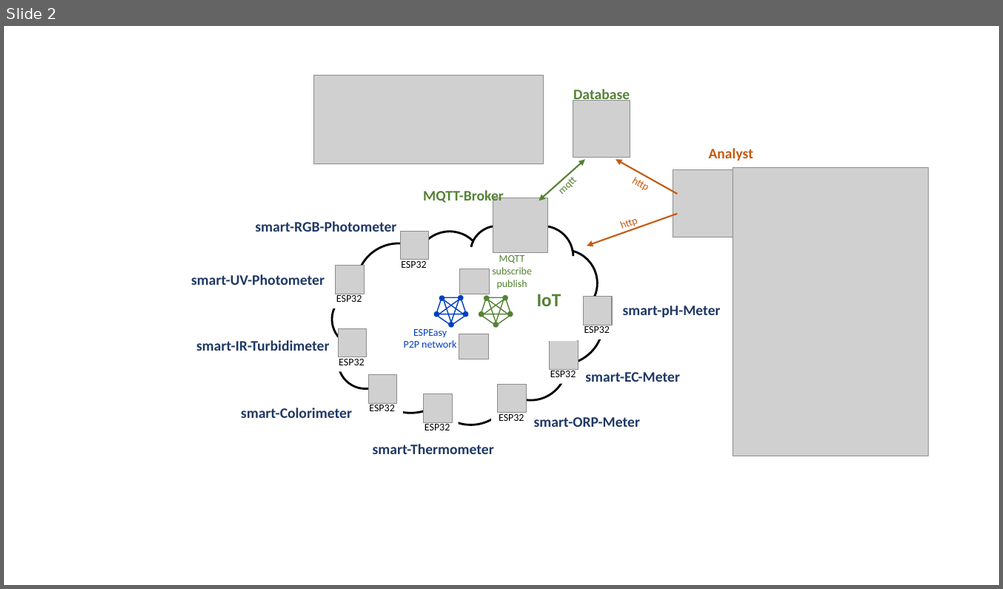
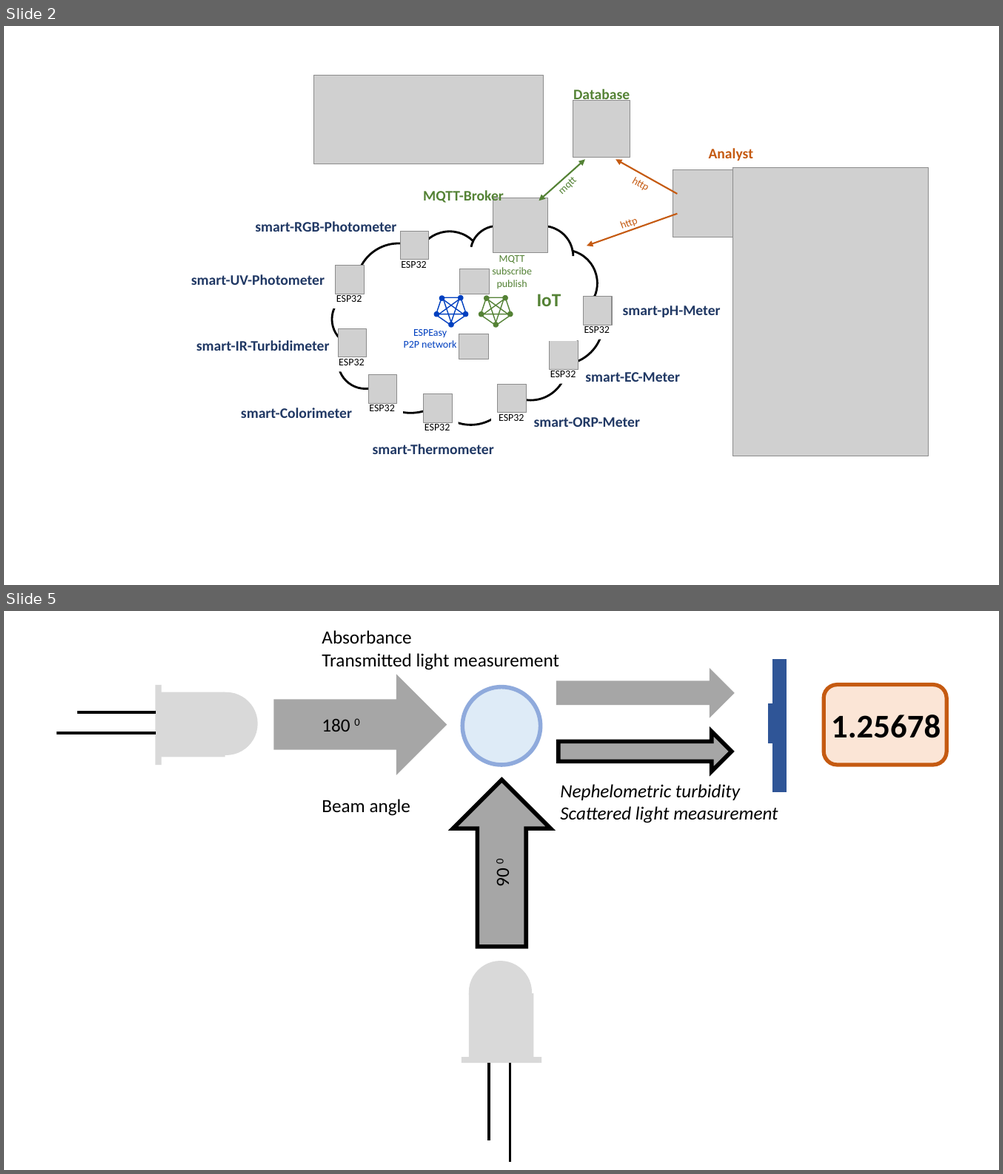
Before and after one commit to smartaquametering/smartPhotometer, a slide deck: setup/network.pptx. Shown one above the other, each under a label of ours: slide 2 before the commit, slides 2 and 5 after it; the slides between them are not shown. The pictures are 1003x589 and 1003x1174 pixels, drawn with LibreOffice and Linux fonts; fonts in the diff are those of the drawing; grey boxes stand for pictures. Boxes give left, top, right and bottom in pixels: in the first picture for what was removed or moved away, otherwise in the second. Text is boxed around its words. In the diff, an @@ line names an element or a change of style, - is before the commit and + after.

```diff
--- a/setup/network.pptx
+++ b/setup/network.pptx
@@ slide 5 added at (x1=4, y1=611, x2=999, y2=1170), background #FFFFFF @@
@@ text added at (x1=321, y1=630, x2=559, y2=670), 18 pt, text #000000 @@
+Absorbance
+Transmitted light measurement
@@ right arrow added at (x1=273, y1=675, x2=447, y2=776), fill #A6A6A6 @@
@@ right arrow added at (x1=558, y1=673, x2=731, y2=713), fill #A6A6A6, outline #A6A6A6 4 pt @@
@@ rectangle added at (x1=774, y1=661, x2=787, y2=792), fill #2F5597, outline #2F5597 1 pt @@
@@ ellipse added at (x1=462, y1=687, x2=540, y2=766), fill #DEEBF7, outline #8FAADC 4 pt @@
@@ rounded rectangle added at (x1=823, y1=685, x2=946, y2=766), fill #FBE5D6, outline #C55A11 3.75 pt @@
@@ text added at (x1=321, y1=718, x2=359, y2=732), 18 pt, text #000000 @@
+180 0
@@ rectangle added at (x1=768, y1=704, x2=774, y2=743), fill #2F5597, outline #2F5597 1 pt @@
@@ text added at (x1=831, y1=715, x2=940, y2=738), 32 pt, text #000000, bold @@
+1.25678
@@ group added at (x1=57, y1=685, x2=258, y2=765): 2 rectangles, 2 lines, 1 ellipse @@
@@ right arrow added at (x1=558, y1=732, x2=731, y2=772), fill #A6A6A6, outline #000000 4 pt @@
@@ right arrow added at (x1=452, y1=780, x2=551, y2=947), fill #A6A6A6, outline #000000 4 pt @@
@@ text added at (x1=560, y1=784, x2=777, y2=823), 18 pt, text #000000, italic @@
+Nephelometric turbidity
+Scattered light measurement
@@ text added at (x1=321, y1=799, x2=410, y2=816), 18 pt, text #000000 @@
+Beam angle
@@ text added at (x1=491, y1=859, x2=514, y2=886), 18 pt, text #000000 @@
+90 0
@@ group added at (x1=462, y1=961, x2=541, y2=1162): 2 rectangles, 2 lines, 1 ellipse @@
```
Also in this commit, not shown: 1 slide changed, 4 other slides added, 1 slide removed, 4 other files.
